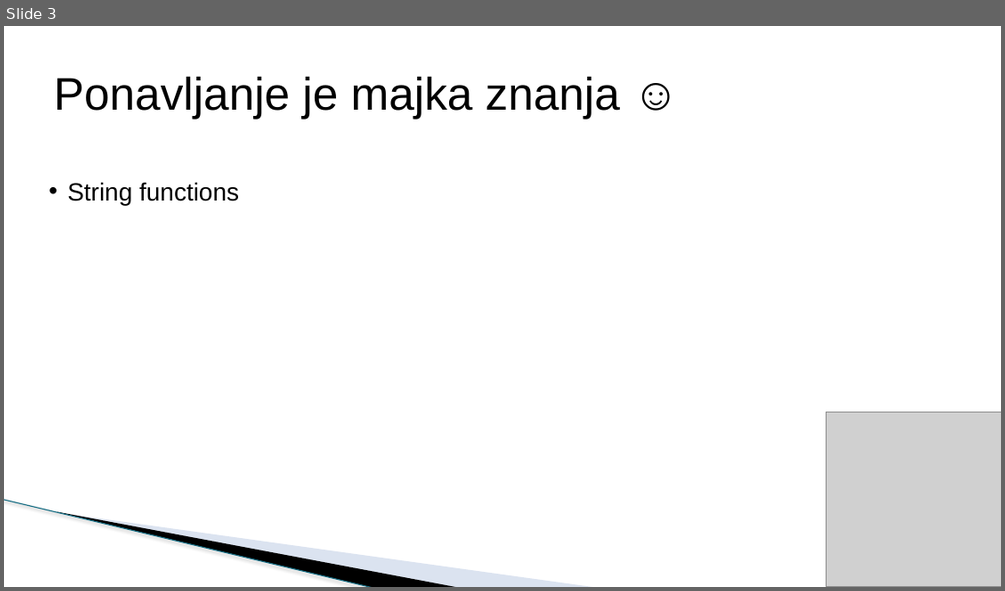
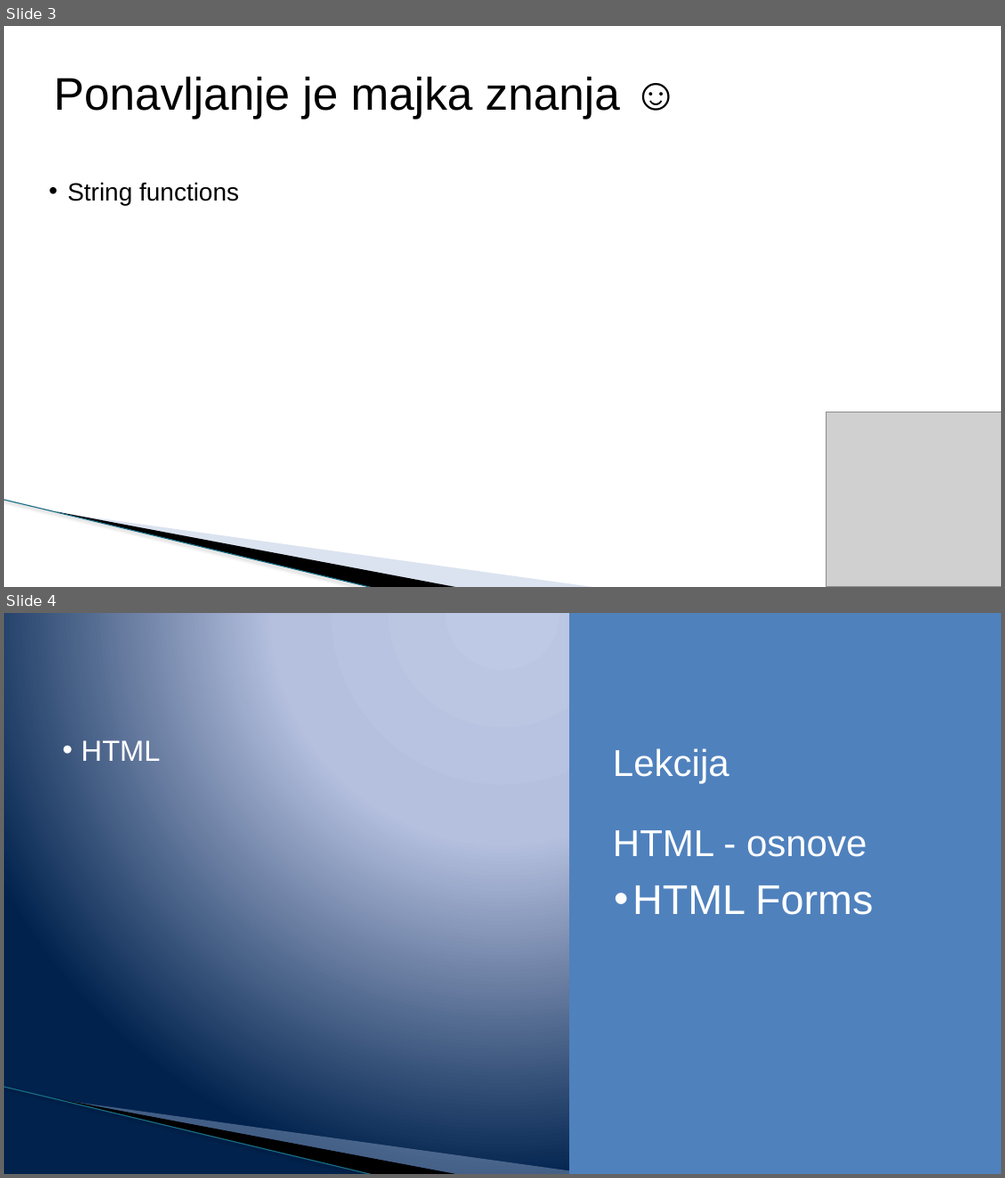
Before and after one commit to todalexcode/kurs-front-end, a slide deck: sesija-12/PPT/Front-End Developer-12.pptx. Shown one above the other, each under a label of ours: slide 3 before the commit, slides 3 and 4 after it. The pictures are 1005x591 and 1005x1178 pixels, drawn with LibreOffice and Linux fonts; fonts in the diff are those of the drawing; grey boxes stand for pictures; background and template pictures are left out. Boxes give left, top, right and bottom in pixels: in the first picture for what was removed or moved away, otherwise in the second. Text is boxed around its words. In the diff, an @@ line names an element or a change of style, - is before the commit and + after.

```diff
--- a/sesija-12/PPT/Front-End Developer-12.pptx
+++ b/sesija-12/PPT/Front-End Developer-12.pptx
@@ slide 4 added at box(4, 613, 1001, 1174), background gradient #BFC9E5 to #B5C0E0 to #00234D; not listed: 3 template elements that a slide beside it also shows @@
@@ rectangle added at box(569, 613, 1001, 1174), fill #4F81BD @@
@@ text added at box(81, 740, 161, 761), 28 pt, text #FFFFFF @@
+• HTML
@@ text added at box(613, 748, 866, 857), 36 pt, text #FFFFFF @@
+Lekcija
+HTML - osnove
@@ text added at box(632, 885, 873, 915), 40 pt, text #FFFFFF @@
+• HTML Forms
```
Also in this commit, not shown: 2 slides changed, 34 other slides added, 22 other files.
